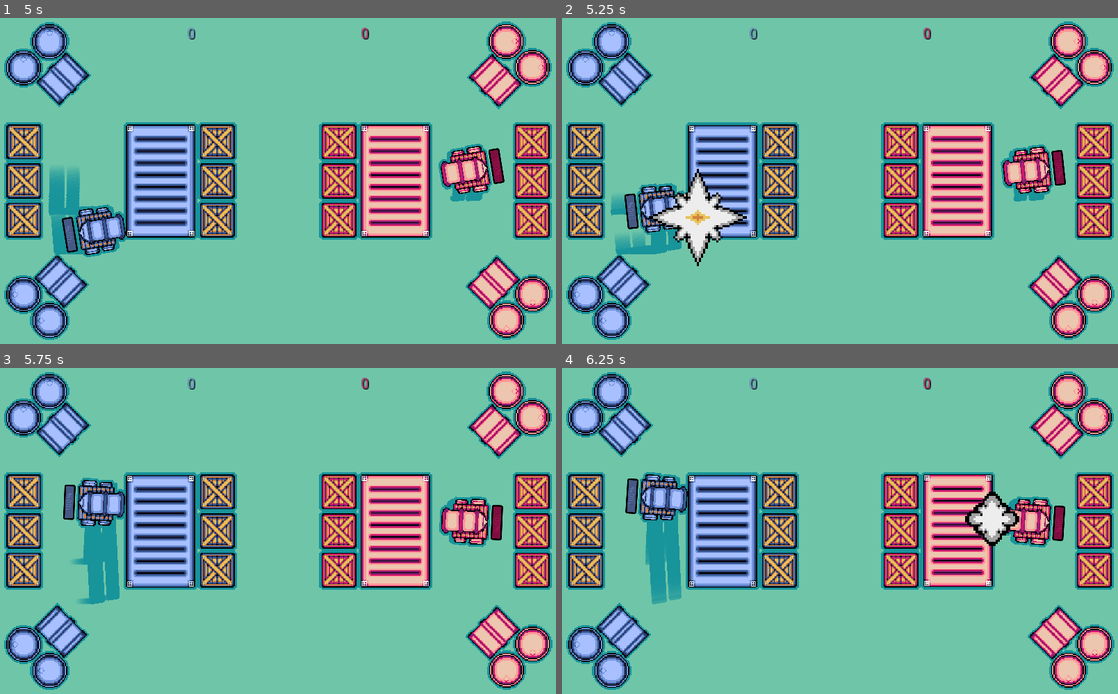
Above: before the commit, frames 1-4 (two rows, left to right).
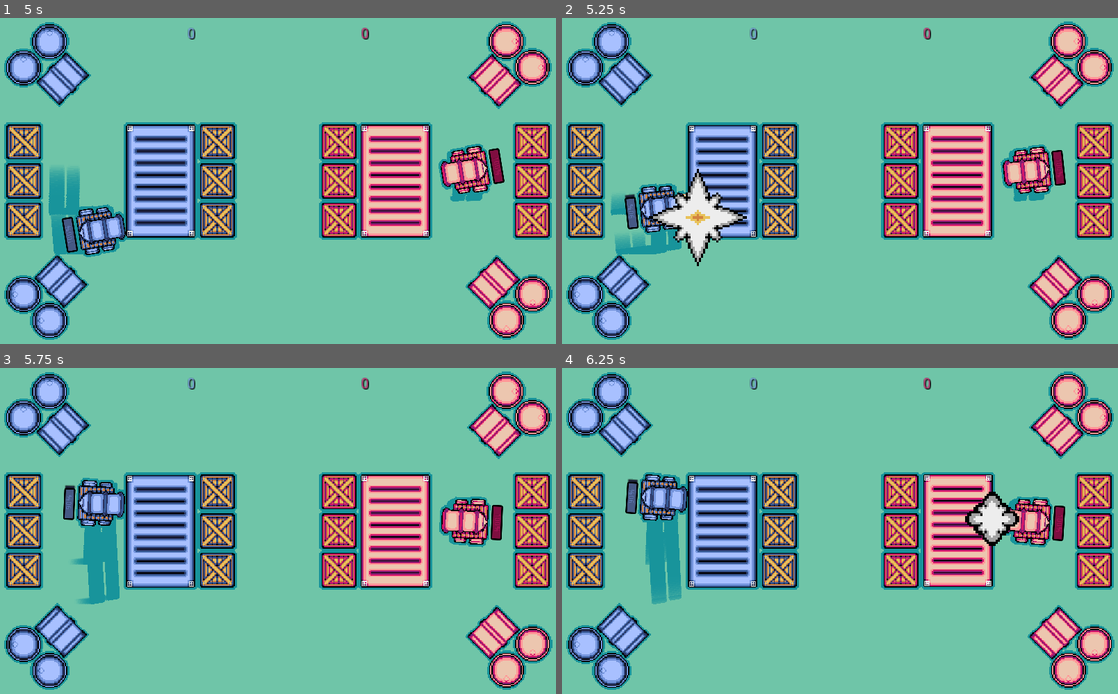
Above: after the commit, the same moments.

Repository: abelarduu/Mini-Cannon-Carts
Game: Godot game, scene res://scenes/Main_scene.tscn
The game is run twice, just before and just after one commit, with the same random seed, the same clock (stepped at 60 frames per second) and the same inputs.
Inputs:
- Up to frame 1 (5 s): tap Enter at 0.5 s; hold W (P1_up) 0.53-2.03 s; tap E (P1_attack) at 0.6 s; tap Keypad 0 (P2_attack) at 1.35 s; tap Space at 2 s; hold A (P1_left) 2.03-3.53 s; tap Down (P2_down) at 2.1 s; tap Left (P2_left) at 2.85 s; hold S (P1_down) 3.53-4.28 s; tap Right (P2_right) at 3.6 s; hold D (P1_right) from 4.28 s (still down); tap Up (P2_up) at 4.35 s
- Up to frame 2 (5.25 s): release D (P1_right) at 5.03 s; hold W (P1_up) from 5.03 s (still down); tap E (P1_attack) at 5.1 s
- Up to frame 3 (5.75 s): keep holding W (P1_up)
- Up to frame 4 (6.25 s): release W (P1_up) at 5.78 s; hold D (P1_right) from 5.78 s (still down); tap Keypad 0 (P2_attack) at 5.85 s

Frame 1 is identical in both runs. In frame 2, less than 0.1% of the frame differs, in the area x 11-88%, y 40-67%; in frame 3, 0.1%, in the area x 11-88%, y 33-64%; in frame 4, less than 0.1%.

Commit message:
self-damage adicionado com dano reduzido

Diff:
--- a/scripts/Bomb.gd
+++ b/scripts/Bomb.gd
@@ -15,15 +15,18 @@
 
 func _on_Bomb_body_entered(body):
 	if not "walls" in body.name:
-		if not body == parent:
-			body.life-= damage
-			shake_obj(body)
+		#if colidir com o Player Pai da bomba:
+		#Causa um Self-Damage com dano diminuido
+		if body == parent: body.life-= damage/2
+		#Senão: causar dano normal
+		else: body.life-= damage
+		shake_obj(body)
 
-			#Destruindo objs
-			if body.life <= 0:
-				body.damage_animate()
-				parent.scores += body.self_point
-				body.self_point= 0
+		#Destruindo objs
+		if body.life <= 0:
+			body.damage_animate()
+			parent.scores += body.self_point
+			body.self_point= 0
 
 	z_index= 3
 	mov*= Vector2.ZERO
